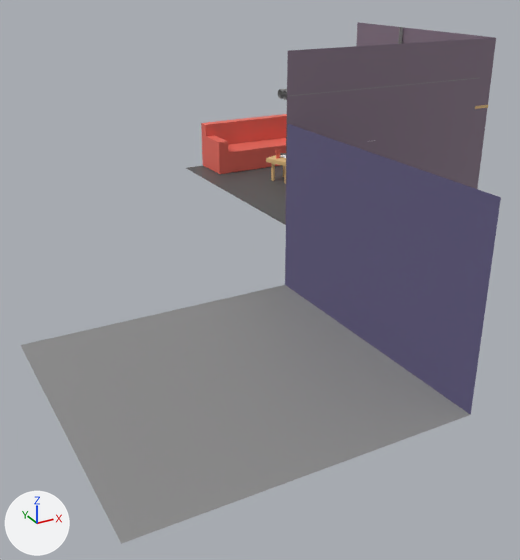
The glTF model demos/inky-panel/public/assets/hacker_room.glb: old version first, new version second.
One viewpoint serves both versions: a camera (50 mm lens) standing at (-7.64, -10.68, 3.71) and looking at (-2.91, -2.09, -0.59). Every picture has the same lights, and +X, +Y and +Z are marked at lower left. Where no turn or scale is listed for an object, it has been applied to the vertices.

The first picture shows 'Couch.001', 'Room.002', 'Room.Wall.001'.
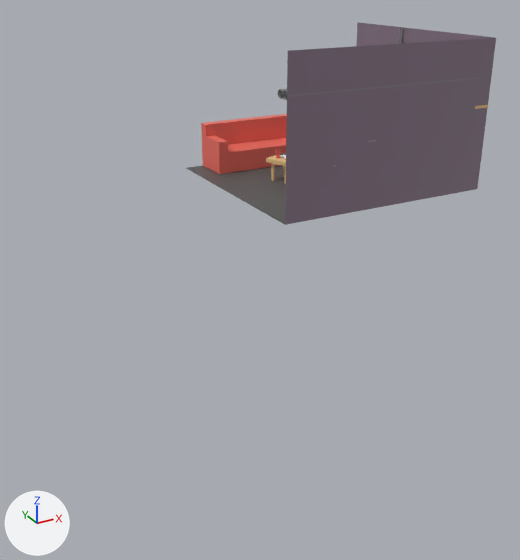
Pixel boxes (x1, y1, x2, y2) of what changed, in the pictures (520 x 560 px):
'Room.002', deleted
    before: (21, 123, 501, 544)
    faces in mat_material_015 (grey #8c8c8c): (21, 285, 470, 544)
    faces in mat_material_017 (blue #635d83): (285, 123, 501, 415)

Diff of the bpy script that builds the scene:
```diff
--- a/demos/inky-panel/public/assets/hacker_room.glb.py
+++ b/demos/inky-panel/public/assets/hacker_room.glb.py
@@ ob_room_002 @@
-ob_room_002 = bpy.data.objects.new('Room.002', me_plane_005)
-ob_room_002.location = (0.0, 0.0, 0.0)
```
